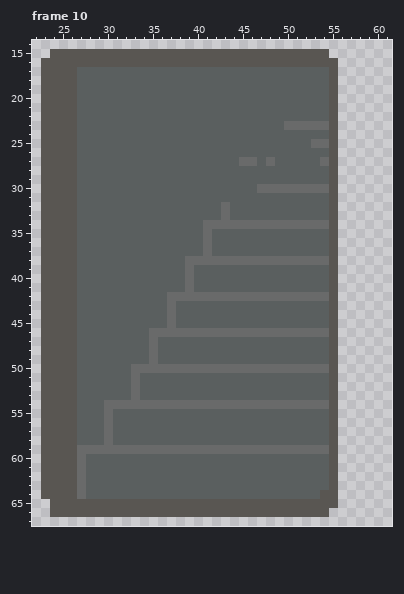
Pixel-art file: Assets/Sprites/Base_Decor.aseprite. The first picture shows the starting point.
80x80 pixels, 11 frames. Shown: frame 10: x 22..61, y 14..67. The commit also changed other frames, which this record leaves out.
Once edited:
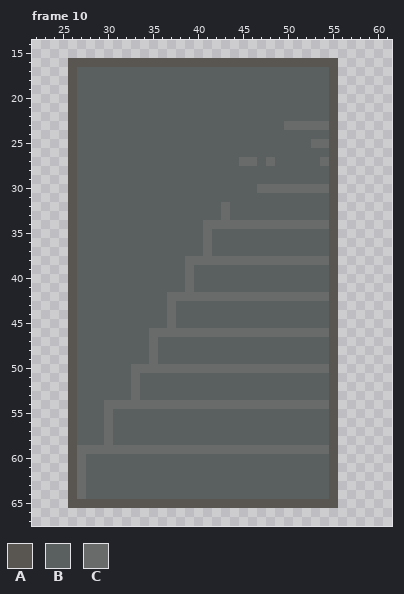
Palette (. is transparent): A #595652  B #5a5f5f  C #696a6a
From old to new:
Frame 10:
y 15: x 24..54 AAAAAAAAAAAAAAAAAAAAAAAAAAAAAAA -> ...............................
y 16..63: x 23..25 AAA -> ...
y 64: x 23..25 AAA -> ...; x 54 A -> B
y 65: x 24..25 AA -> ..
y 66: x 24..54 AAAAAAAAAAAAAAAAAAAAAAAAAAAAAAA -> ...............................
